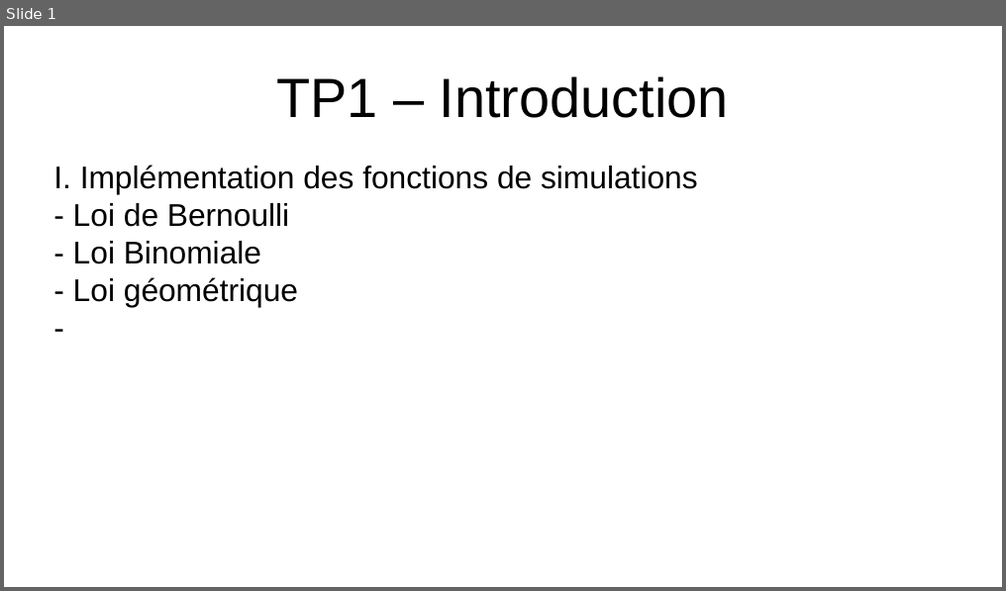
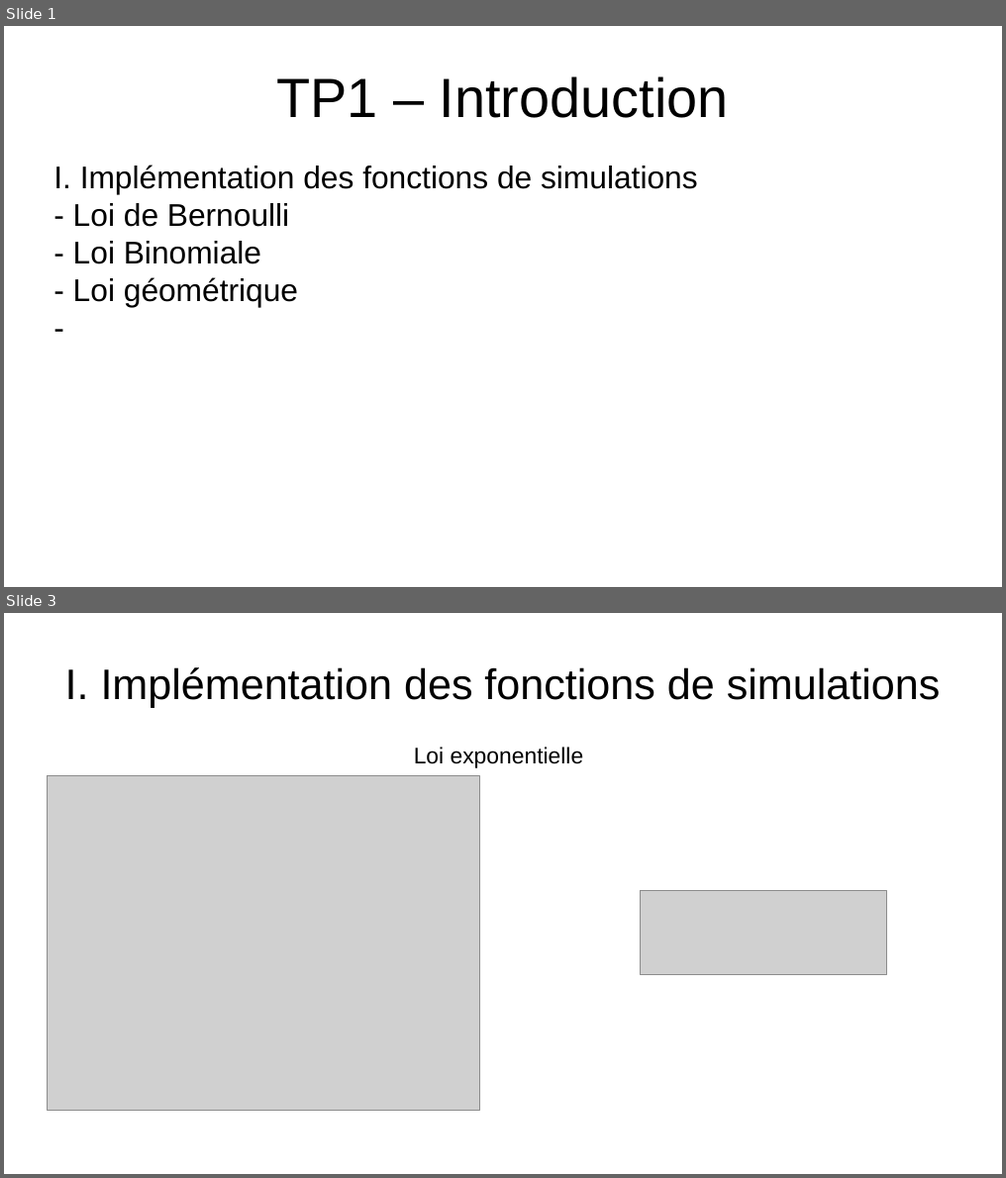
Before and after one commit to WIDEROZ/ESISAR-3A, a slide deck: Mathématiques/Oral/TP1.odp. Shown one above the other, each under a label of ours: slide 1 before the commit, slides 1 and 3 after it; the slides between them are not shown. The pictures are 1006x591 and 1006x1178 pixels, drawn with LibreOffice and Linux fonts; fonts in the diff are those of the drawing; grey boxes stand for pictures. Boxes give left, top, right and bottom in pixels: in the first picture for what was removed or moved away, otherwise in the second. Text is boxed around its words. In the diff, an @@ line names an element or a change of style, - is before the commit and + after.

```diff
--- a/Mathématiques/Oral/TP1.odp
+++ b/Mathématiques/Oral/TP1.odp
@@ slide 3 added at (4, 613, 1002, 1174), background #FFFFFF @@
@@ title added at (65, 667, 941, 707), 34 pt, text #000000 @@
+I. Implémentation des fonctions de simulations
@@ text added at (414, 747, 584, 768), 18 pt, text #000000 @@
+Loi exponentielle
@@ picture added at (48, 775, 479, 1111) @@
@@ picture added at (641, 891, 887, 975) @@
```
Also in this commit, not shown: 1 slide changed, 3 other files.
